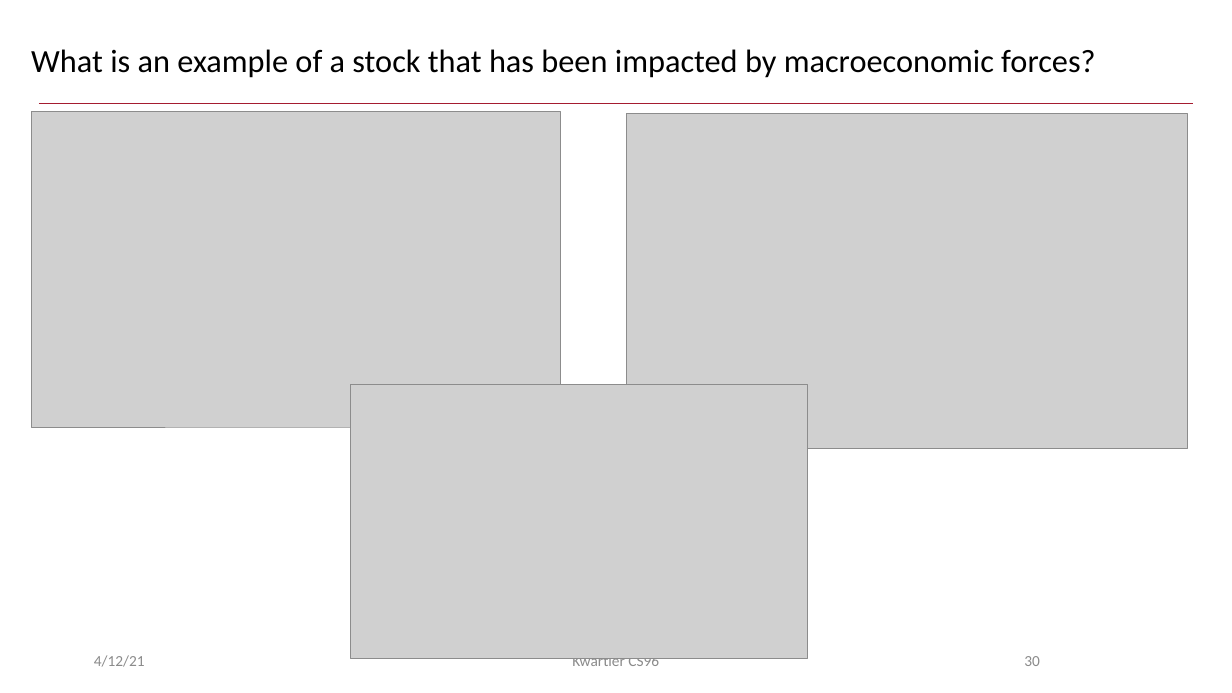
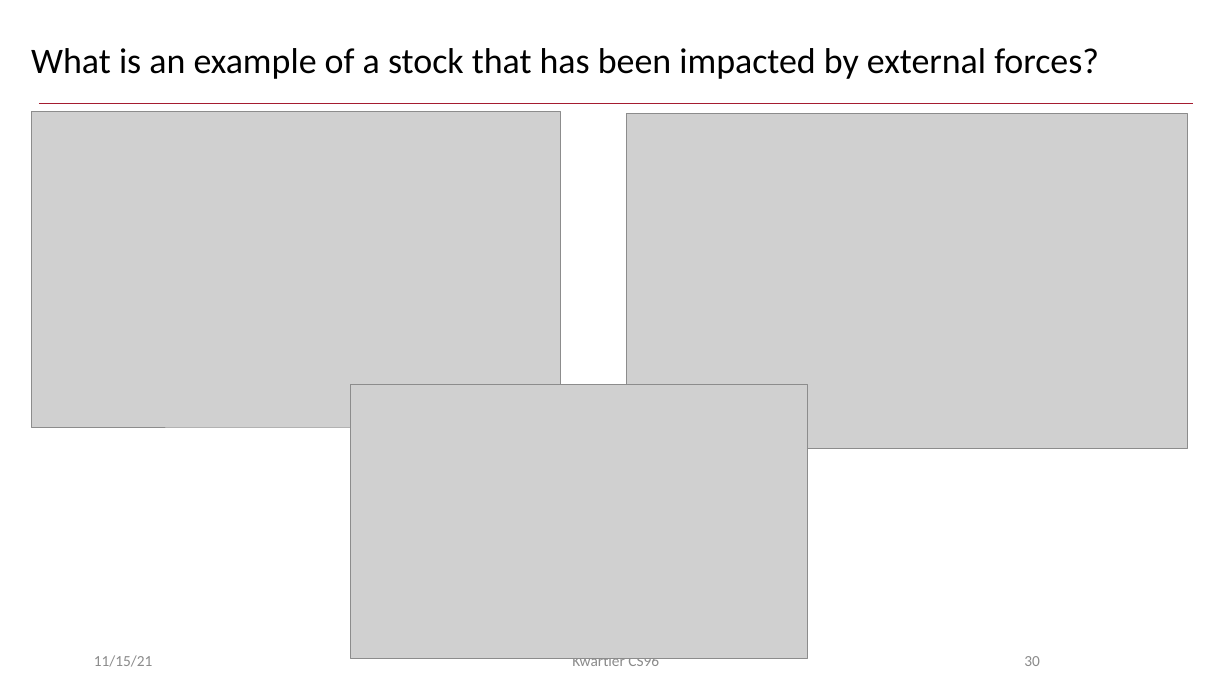
Before and after one commit to kwartler/Harvard_DataMining_Business_Student, a slide deck: slide 30 of Lessons/J_Equities/EquityTrading.pptx. Drawn at 1232x693 pixels with LibreOffice and Linux fonts; fonts in the diff are those of the drawing; grey boxes stand for pictures; background and template pictures are left out. Boxes give left, top, right and bottom in pixels: in the first picture for what was removed or moved away, otherwise in the second. Text is boxed around its words. In the diff, an @@ line names an element or a change of style, - is before the commit and + after.

```diff
--- a/Lessons/J_Equities/EquityTrading.pptx
+++ b/Lessons/J_Equities/EquityTrading.pptx
@@ title at box(31, 48, 1099, 79): text changed; size 25.2 to 28 pt @@
-What is an example of a stock that has been impacted by macroeconomic forces?
+What is an example of a stock that has been impacted by external forces?
@@ text at box(94, 655, 153, 667): text changed @@
-4/12/21
+11/15/21
```
Also in this commit, not shown: 75 other slides changed, 6 slides added, 3 slides removed, 4 other files.
